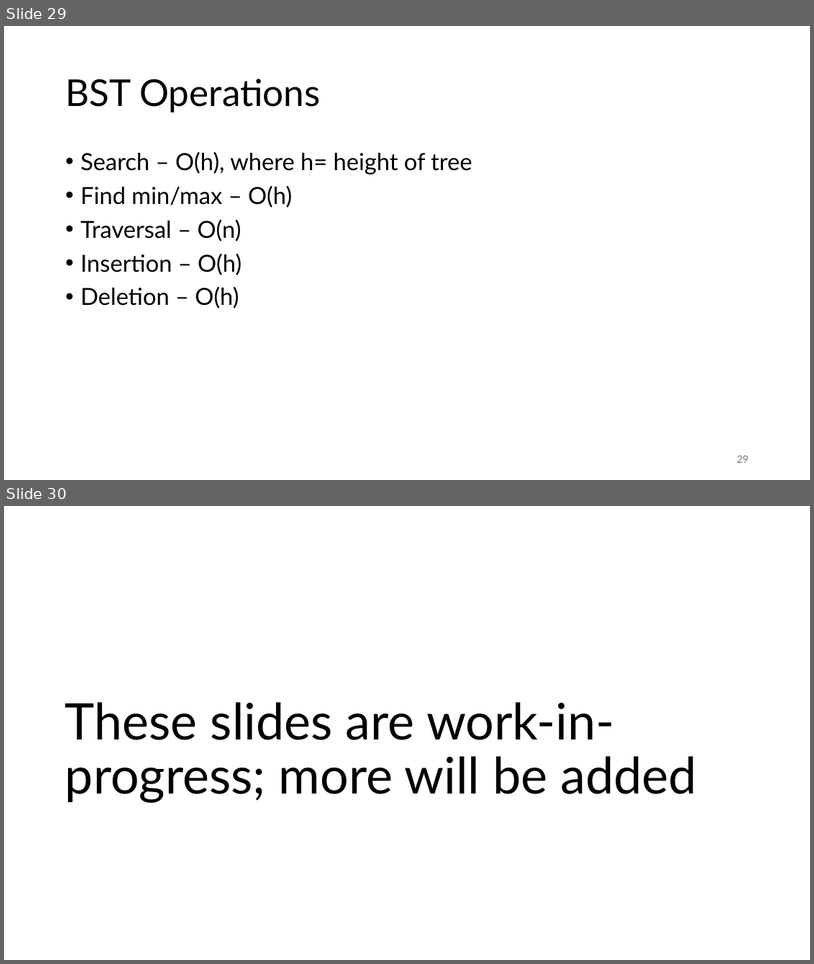
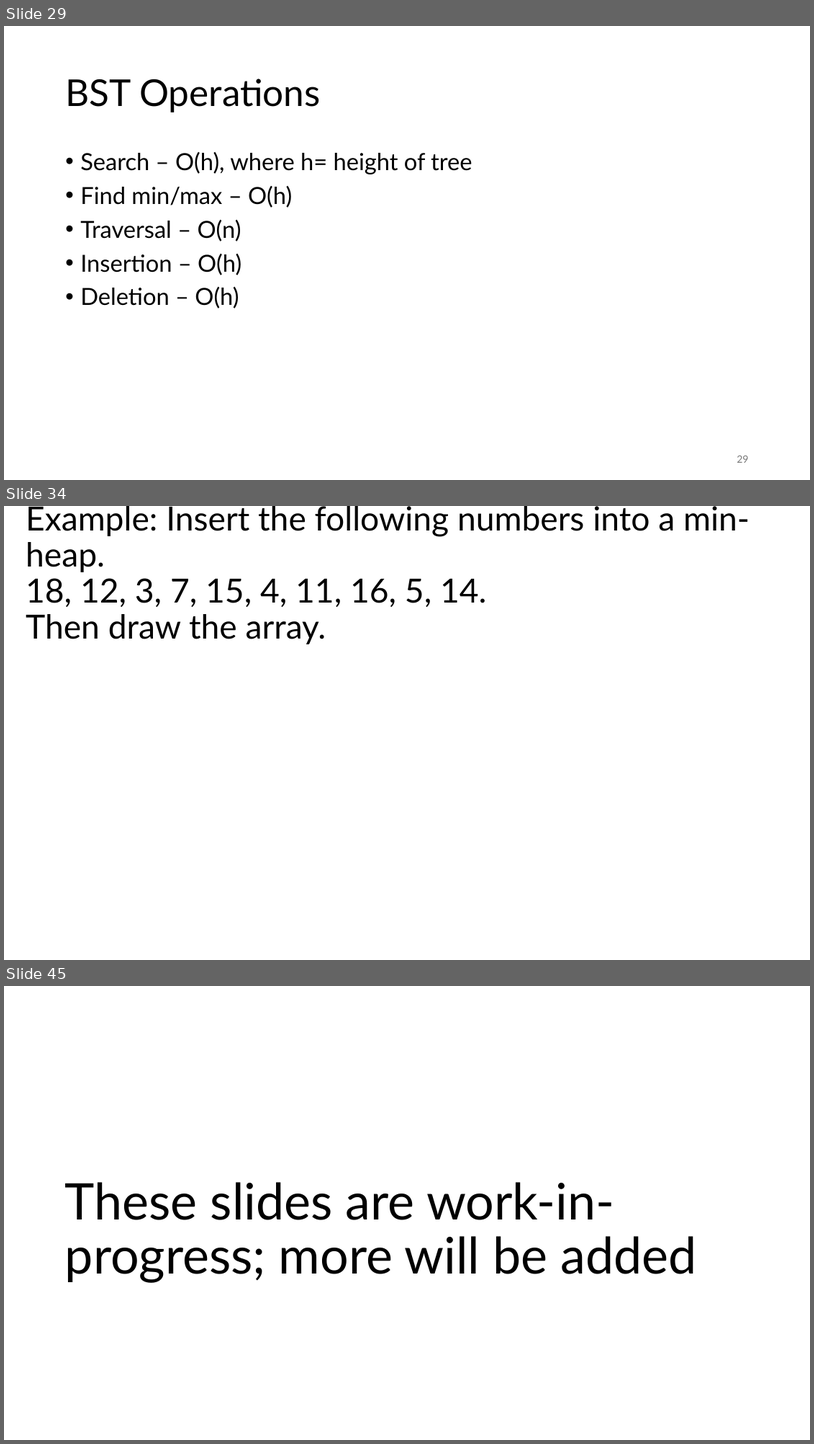
Before and after one commit to SMC-CS-374-Sp26/Unit-2-Data-Structures, a slide deck: 374 DS in detail.pptx. Shown one above the other, each under a label of ours: slides 29 and 30 before the commit, slides 29, 34 and 45 after it; the slides between them are not shown. The pictures are 814x964 and 814x1444 pixels, drawn with LibreOffice and Linux fonts; fonts in the diff are those of the drawing. Boxes give left, top, right and bottom in pixels: in the first picture for what was removed or moved away, otherwise in the second. Text is boxed around its words. In the diff, an @@ line names an element or a change of style, - is before the commit and + after.

```diff
--- a/374 DS in detail.pptx
+++ b/374 DS in detail.pptx
@@ slide 34 added at [4,506,810,960], background #FFFFFF @@
@@ title added at [26,506,750,644], 39.6 pt, text #000000 @@
+Example: Insert the following numbers into a min-heap.
+18, 12, 3, 7, 15, 4, 11, 16, 5, 14.
+Then draw the array.
@@ what was slide 30 is now slide 45 @@
```
Also in this commit, not shown: 14 other slides added, 1 other file.
